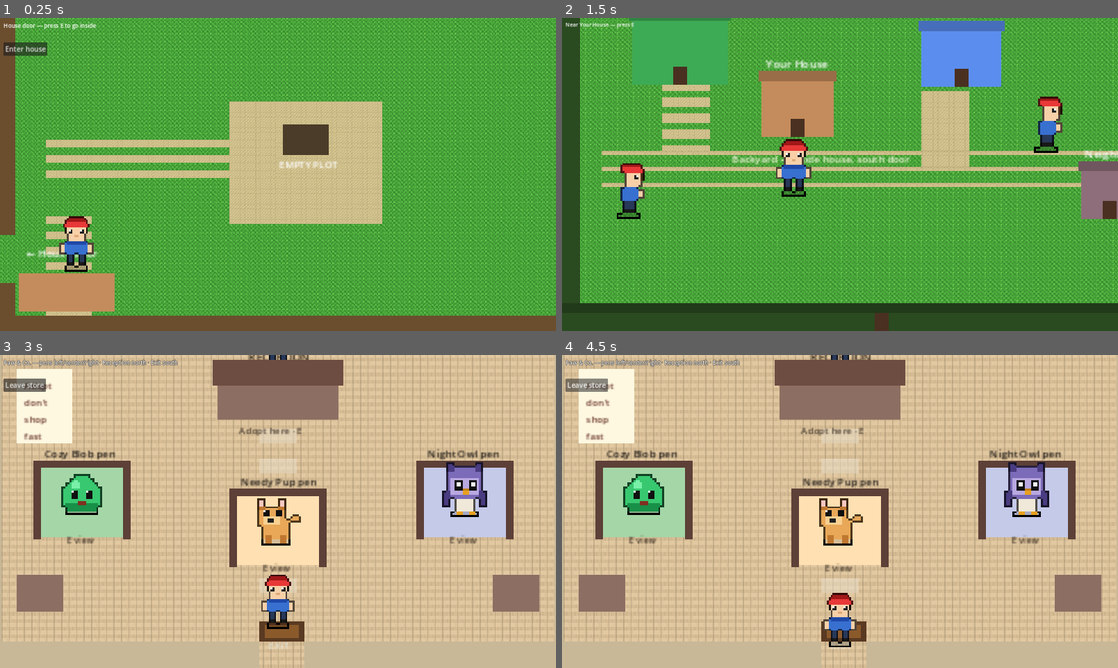
Above: before the commit, frames 1-4 (two rows, left to right).
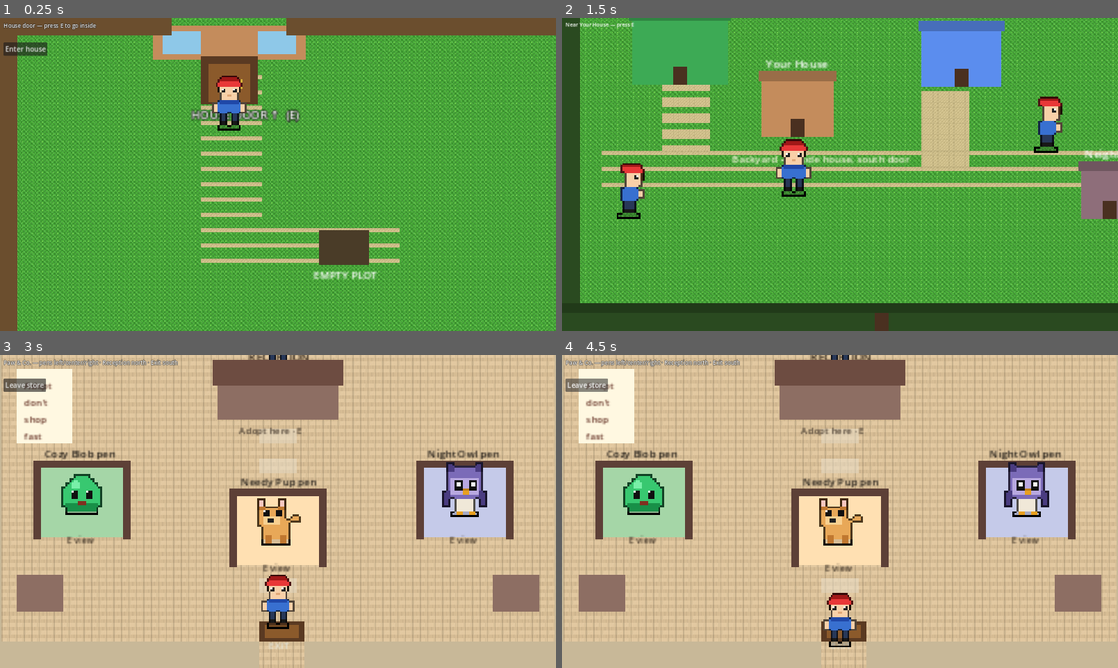
Above: after the commit, the same moments.

Repository: i-apologise/real-time-virtual-pet
Game: Godot game, scene res://scenes/graveyard/graveyard.tscn
Same seed, same stepped clock (60 frames per second), same inputs: the game is played once before the commit and once after it. This scene is started directly instead of the project's main scene.
Inputs:
- Up to frame 1 (0.25 s): no input
- Up to frame 2 (1.5 s): click "Enter house" at 0.5 s; click "Town door" at 1.25 s
- Up to frame 3 (3 s): tap E (interact) at 2 s; hold D (move_right) 2.03-2.75 s; hold E (interact) 2.03-2.75 s; tap Space at 2.27 s; click "Store" at 2.75 s
- Up to frame 4 (4.5 s): click "Leave store" at 3.5 s; tap E (interact) at 4.25, 4.35 s; hold S (move_down) from 4.28 s (still down)

The runs differ from the first frame. In frame 1, 52% of the frame differs, in the area x 0-100%, y 0-100%; in frame 2, less than 0.1%; in frame 3, less than 0.1%; in frame 4, less than 0.1%.

Commit message:
fix: reliable backyard→house door + game audio
Rebuild backyard house exit: north HOUSE DOOR with clear path, no solid
blocking the interact zone, large proximity radius, and always-working
Enter house button. Land in habitat at south door mat.

Add AudioService autoload with SFX (door, care, menu, dig, bury, adopt,
feed/sleep/wake/walk) and soft ambient loop. Hook transitions and care.

Diff:
--- a/project.godot
+++ b/project.godot
@@ -19,6 +19,7 @@
 PetController="*res://src/autoload/pet_controller.gd"
 SceneRouter="*res://src/autoload/scene_router.gd"
 NotificationPort="*res://src/autoload/notification_port.gd"
+AudioService="*res://src/autoload/audio_service.gd"
 
 [display]
 
--- a/scenes/graveyard/graveyard.gd
+++ b/scenes/graveyard/graveyard.gd
@@ -1,13 +1,16 @@
 extends Node2D
-## Backyard attached to the house: walk from home south door, dig at plot, return via house path.
+## Backyard attached to the house. Clear path + large house-door zone back inside.
 
 const SpriteFactoryScr = preload("res://src/gameplay/sprite_factory.gd")
 const AnimatedActorScr = preload("res://src/gameplay/animated_actor.gd")
 
 const LAYER_WORLD := 1
 const DIG_HOLD_SEC := 2.5
-const PLOT_RADIUS := 40.0
-const DOOR_HOUSE := Rect2(40, 300, 80, 50)  # path back into house
+const PLOT_RADIUS := 44.0
+const WORLD_BOUNDS := Rect2(28, 28, 584, 344)
+## Large, walkable house return zone (north — matches home south door feel)
+const HOUSE_DOOR_POS := Vector2(240, 70)
+const HOUSE_DOOR_RADIUS := 52.0
 
 var _human: CharacterBody2D
 var _dead_pet: CharacterBody2D
@@ -17,8 +20,9 @@
 var _toast: Label
 var _dig_bar: ProgressBar
 var _dig_panel: PanelContainer
-var _plot_pos: Vector2 = Vector2(320, 200)
+var _plot_pos: Vector2 = Vector2(360, 240)
 var _near_plot: bool = false
+var _near_house: bool = false
 var _digging: bool = false
 var _dig_accum: float = 0.0
 var _buried_this_visit: bool = false
@@ -35,12 +39,24 @@
 	if _human == null:
 		return
 	var spawn := SceneRouter.take_spawn("default")
+	# Enter from house south door → appear just inside backyard at house connection
 	match spawn:
 		"from_house":
-			# enter from house back door — south path
-			_human.position = Vector2(80, 320)
+			_human.position = Vector2(240, 100)
 		_:
-			_human.position = Vector2(80, 320)
+			_human.position = Vector2(240, 100)
+	_human.set_world_bounds(WORLD_BOUNDS)
+
+
+func _go_house() -> void:
+	if _digging:
+		return
+	if Engine.has_singleton("AudioService") or true:
+		# AudioService is an autoload node, not Engine singleton
+		pass
+	if has_node("/root/AudioService"):
+		get_node("/root/AudioService").play_door()
+	SceneRouter.go("habitat", "from_backyard")
 
 
 func _tile(area: Rect2, kind: String) -> void:
@@ -79,66 +95,75 @@
 	_world.add_child(body)
 
 
+func _decor(rect: Rect2, color: Color, z: int = -80) -> void:
+	var r := ColorRect.new()
+	r.color = color
+	r.size = rect.size
+	r.position = rect.position
+	r.z_index = z
+	r.mouse_filter = Control.MOUSE_FILTER_IGNORE
+	_world.add_child(r)
+
+
 func _build() -> void:
 	_world = Node2D.new()
 	_world.y_sort_enabled = true
 	add_child(_world)
 
 	_tile(Rect2(0, 0, 640, 400), "grass")
-	# Path from house door (bottom-left) to plot
-	_tile(Rect2(48, 280, 48, 100), "path")
-	_tile(Rect2(48, 200, 240, 48), "path")
-	_tile(Rect2(240, 160, 160, 120), "path")
-
-	# fence — open gap at house connection (bottom-left)
-	_solid(Rect2(0, 0, 640, 16), Color("6B4E2E"))
-	_solid(Rect2(0, 384, 640, 16), Color("6B4E2E"))
-	_solid(Rect2(0, 0, 16, 300), Color("6B4E2E"))
-	_solid(Rect2(0, 350, 16, 50), Color("6B4E2E"))  # leave gap ~300–350 for house path
-	_solid(Rect2(624, 0, 16, 400), Color("6B4E2E"))
-
-	# House exterior wall peek (north of entry) — “attached to home”
-	_solid(Rect2(20, 340, 100, 40), Color("C48C5C"))
+	# Clear path from HOUSE DOOR (north) down to plot
+	_tile(Rect2(210, 60, 60, 200), "path")
+	_tile(Rect2(210, 220, 200, 48), "path")
+
+	# Fence borders — gap at north for house door (no solid in doorway)
+	_solid(Rect2(0, 0, 180, 18), Color("6B4E2E"))
+	_solid(Rect2(300, 0, 340, 18), Color("6B4E2E"))  # gap 180–300 for house door
+	_solid(Rect2(0, 382, 640, 18), Color("6B4E2E"))
+	_solid(Rect2(0, 0, 18, 400), Color("6B4E2E"))
+	_solid(Rect2(622, 0, 18, 400), Color("6B4E2E"))
+
+	# House facade above the yard (visual only — NOT blocking the door walk zone)
+	_decor(Rect2(160, 8, 160, 36), Color("C48C5C"), -60)
+	_decor(Rect2(170, 14, 40, 24), Color("8EC8E8"), -59)  # window
+	_decor(Rect2(270, 14, 40, 24), Color("8EC8E8"), -59)
+	# Door opening (walkable) — mat + frame, no collision
+	_decor(Rect2(210, 40, 60, 50), Color("5A3A22"), -55)
+	_decor(Rect2(218, 48, 44, 40), Color("8B5A2B"), -54)
+	_decor(Rect2(248, 64, 6, 10), Color("D4AF37"), -53)  # knob
 	var house_lab := Label.new()
-	house_lab.text = "← House door"
-	house_lab.position = Vector2(28, 310)
-	house_lab.add_theme_font_size_override("font_size", 11)
+	house_lab.text = "HOUSE DOOR ↑  (E)"
+	house_lab.position = Vector2(200, 92)
+	house_lab.add_theme_font_size_override("font_size", 12)
 	house_lab.add_theme_color_override("font_color", Color.WHITE)
+	house_lab.add_theme_color_override("font_outline_color", Color(0, 0, 0, 0.85))
+	house_lab.add_theme_constant_override("outline_size", 3)
 	_world.add_child(house_lab)
-	# door plate
-	var door := ColorRect.new()
-	door.size = Vector2(24, 28)
-	door.position = Vector2(58, 348)
-	door.color = Color("5A3A22")
-	door.z_index = 5
-	door.mouse_filter = Control.MOUSE_FILTER_IGNORE
-	_world.add_child(door)
 
 	_draw_existing_graves()
 
-	# Open dig plot
+	# Dig plot
 	var plot := ColorRect.new()
-	plot.size = Vector2(48, 32)
-	plot.position = _plot_pos - Vector2(24, 16)
+	plot.size = Vector2(52, 36)
+	plot.position = _plot_pos - Vector2(26, 18)
 	plot.color = Color("4A3C28")
 	plot.z_index = -50
 	plot.mouse_filter = Control.MOUSE_FILTER_IGNORE
 	_world.add_child(plot)
 	var plot_l := Label.new()
 	plot_l.text = "EMPTY PLOT"
-	plot_l.position = _plot_pos + Vector2(-28, 18)
-	plot_l.add_theme_font_size_override("font_size", 10)
+	plot_l.position = _plot_pos + Vector2(-32, 20)
+	plot_l.add_theme_font_size_override("font_size", 11)
 	plot_l.add_theme_color_override("font_color", Color.WHITE)
-	plot_l.z_index = -49
 	_world.add_child(plot_l)
 
 	_human = AnimatedActorScr.new()
 	_human.is_player_controlled = true
 	_human.move_speed = 105.0
-	_human.position = Vector2(80, 320)
+	_human.position = Vector2(240, 100)
 	_world.add_child(_human)
 	_human.setup_frames(SpriteFactoryScr.human_frames(), 2.0)
 	_human.setup_collision(false)
+	_human.set_world_bounds(WORLD_BOUNDS)
 
 	_camera = Camera2D.new()
 	_camera.zoom = Vector2(2.2, 2.2)
@@ -162,6 +187,8 @@
 	_label.position = Vector2(8, 8)
 	_label.add_theme_font_size_override("font_size", 13)
 	_label.add_theme_color_override("font_color", Color.WHITE)
+	_label.add_theme_color_override("font_outline_color", Color(0, 0, 0, 0.8))
+	_label.add_theme_constant_override("outline_size", 3)
 	layer.add_child(_label)
 	_toast = Label.new()
 	_toast.position = Vector2(8, 32)
@@ -171,7 +198,7 @@
 	var back := Button.new()
 	back.text = "Enter house"
 	back.position = Vector2(8, 56)
-	back.pressed.connect(func(): SceneRouter.go("habitat", "from_backyard"))
+	back.pressed.connect(_go_house)
 	layer.add_child(back)
 
 	_dig_panel = PanelContainer.new()
@@ -195,7 +222,7 @@
 	for g in graves:
 		if not (g is GraveRecord):
 			continue
-		var pos := Vector2(80 + (i % 8) * 64, 60 + int(i / 8) * 70)
+		var pos := Vector2(80 + (i % 8) * 64, 140 + int(i / 8) * 70)
 		var stone := ColorRect.new()
 		stone.size = Vector2(28, 36)
 		stone.position = pos
@@ -203,7 +230,6 @@
 		stone.z_index = int(pos.y)
 		stone.mouse_filter = Control.MOUSE_FILTER_IGNORE
 		_world.add_child(stone)
-		# simple headstone top
 		var top := ColorRect.new()
 		top.size = Vector2(20, 10)
 		top.position = pos + Vector2(4, -8)
@@ -231,9 +257,9 @@
 			_dead_pet.play_anim(&"dead")
 			_dead_pet.set_collision_enabled(false)
 	if needs_burial:
-		_label.text = "Your backyard — bring %s to the EMPTY PLOT · hold E to dig · house door SW" % p.name
+		_label.text = "Backyard — bring %s to EMPTY PLOT · hold E dig · walk north to HOUSE DOOR" % p.name
 	else:
-		_label.text = "Your backyard — rest in peace · E at house door (SW) to go home"
+		_label.text = "Backyard — walk north to HOUSE DOOR (E) or press Enter house"
 		_dig_panel.visible = false
 
 
@@ -241,20 +267,22 @@
 	if _human == null:
 		return
 
-	# House door exit
-	if DOOR_HOUSE.has_point(_human.position):
+	_near_house = _human.global_position.distance_to(HOUSE_DOOR_POS) <= HOUSE_DOOR_RADIUS
+	_near_plot = _human.global_position.distance_to(_plot_pos) <= PLOT_RADIUS
+
+	# Prefer house door when near it (don't start dig by accident on E tap)
+	if _near_house and not _digging:
 		_label.text = "House door — press E to go inside"
-		if Input.is_action_just_pressed("interact") and not _digging:
-			SceneRouter.go("habitat", "from_backyard")
+		if Input.is_action_just_pressed("interact"):
+			_go_house()
 			return
 
-	_near_plot = _human.global_position.distance_to(_plot_pos) <= PLOT_RADIUS
 	var p = PetController.active_pet
 	var needs_burial: bool = (
 		p != null and str(p.life_state) == "DEAD" and not p.buried and not _buried_this_visit
 	)
 
-	if needs_burial and _near_plot:
+	if needs_burial and _near_plot and not _near_house:
 		_dig_panel.visible = true
 		_label.text = "At the plot — hold E or Space to dig %s's grave" % p.name
 		var holding := Input.is_action_pressed("interact") or Input.is_key_pressed(KEY_SPACE)
@@ -266,6 +294,9 @@
 				_human.set_busy(true)
 			if _human.has_method("play_anim"):
 				_human.play_anim(&"dig")
+			# dig scrape SFX occasionally
+			if int(_dig_accum * 10) % 8 == 0 and has_node("/root/AudioService"):
+				get_node("/root/AudioService").play("dig", 0.9 + randf() * 0.2, -10.0)
 			if _dig_accum >= DIG_HOLD_SEC:
 				_finish_dig()
 		else:
@@ -278,11 +309,14 @@
 				if _human.has_method("play_idle"):
 					_human.play_idle()
 	else:
-		_dig_panel.visible = needs_burial and _near_plot
-		if needs_burial and not _near_plot and not DOOR_HOUSE.has_point(_human.position):
+		_dig_panel.visible = needs_burial and _near_plot and not _near_house
+		if not _near_plot:
 			_dig_accum = 0.0
 			_dig_bar.value = 0.0
-			_digging = false
+			if _digging:
+				_digging = false
+				if _human.has_method("set_busy"):
+					_human.set_busy(false)
 
 
 func _finish_dig() -> void:
@@ -300,11 +334,13 @@
 		_buried_this_visit = true
 		if r.get("grave") is GraveRecord:
 			pet_name = (r["grave"] as GraveRecord).name
-		_toast.text = "Grave dug. %s is at rest. Enter house (SW) when ready." % pet_name
+		_toast.text = "Grave dug. %s is at rest. Walk north to HOUSE DOOR." % pet_name
+		if has_node("/root/AudioService"):
+			get_node("/root/AudioService").play("bury")
 		if _dead_pet:
 			_dead_pet.visible = false
 		_dig_panel.visible = false
-		_label.text = "Burial complete — house door (SW) · adopt again at the Store"
+		_label.text = "Burial complete — HOUSE DOOR north (E) · adopt at Store"
 		var stone := ColorRect.new()
 		stone.size = Vector2(28, 36)
 		stone.position = _plot_pos - Vector2(14, 28)
@@ -319,3 +355,5 @@
 	else:
 		_toast.text = "Could not bury: %s" % str(r.get("reason", "fail"))
 		_dig_bar.value = 0.0
+		if has_node("/root/AudioService"):
+			get_node("/root/AudioService").play("care_fail")
--- a/scenes/habitat/habitat.gd
+++ b/scenes/habitat/habitat.gd
@@ -88,7 +88,8 @@
 		"from_town":
 			_human.position = Vector2(48, 236)
 		"from_backyard", "from_yard", "from_graveyard":
-			_human.position = Vector2(240, 270)
+			# Land at south backyard door mat (clear of walls)
+			_human.position = Vector2(240, 275)
 		_:
 			_human.position = Vector2(120, 220)
 
@@ -236,7 +237,8 @@
 	_world.add_child(_human)
 	_human.setup_frames(SpriteFactoryScr.human_frames(), 2.0)  # same scale as town AI
 	_human.setup_collision(false)
-	_human.set_world_bounds(Rect2(22, 40, 436, 250))
+	# Include south backyard door strip (y ~290–300)
+	_human.set_world_bounds(Rect2(22, 40, 436, 265))
 
 	_pet = AnimatedActorScr.new()
 	_pet.is_player_controlled = false
@@ -246,7 +248,7 @@
 	_world.add_child(_pet)
 	_reload_pet_sprites()
 	_pet.setup_collision(true)
-	_pet.set_world_bounds(Rect2(22, 40, 436, 250))
+	_pet.set_world_bounds(Rect2(22, 40, 436, 265))
 
 	# Leash visual (updated by CareDirector)
 	var leash := Line2D.new()
@@ -350,10 +352,13 @@
 	_director.toast.connect(_show_toast)
 	_director.timer_tick.connect(_on_care_timer)
 	_director.timer_done.connect(_on_care_timer_done)
-	_director.choreography_finished.connect(func(_a, _r):
+	_director.choreography_finished.connect(func(a, r):
 		_hide_care_timer()
 		_refresh_all()
 		_apply_pet_condition_visual()
+		var audio := get_node_or_null("/root/AudioService")
+		if audio and audio.has_method("play_care"):
+			audio.play_care(a, bool(r.get("ok", false)) or bool(r.get("applied", false)))
 	)
 	# Resume outdoor leash after town/park visit
 	if PetController.escort_active and _pet and str(PetController.active_pet.life_state if PetController.active_pet else "") != "DEAD":
@@ -692,6 +697,9 @@
 		if _action_enabled(str(_care_actions[_care_cursor])):
 			break
 	_refresh_care_cursor()
+	var audio := get_node_or_null("/root/AudioService")
+	if audio and audio.has_method("play"):
+		audio.play("ui_click", 1.0, -12.0)
 
 
 func _refresh_care_cursor() -> void:
@@ -821,6 +829,9 @@
 	_refresh_care_cursor()
 	_place_care_menu()
 	_care_panel.visible = true
+	var audio := get_node_or_null("/root/AudioService")
+	if audio and audio.has_method("play_menu"):
+		audio.play_menu()
 	if _human:
 		_human.set_busy(true)
 		_human.play_idle()
--- a/scenes/main.gd
+++ b/scenes/main.gd
@@ -5,6 +5,9 @@
 func _ready() -> void:
 	if PetController.has_method("boot"):
 		PetController.boot()
+	var audio := get_node_or_null("/root/AudioService")
+	if audio and audio.has_method("start_ambient"):
+		audio.start_ambient()
 	call_deferred("_route")
 
 
--- a/scenes/store/pet_store.gd
+++ b/scenes/store/pet_store.gd
@@ -362,9 +362,15 @@
 	if r.get("ok", false):
 		_toast.text = "Welcome home, %s!" % _name_edit.text
 		_adopt_panel.visible = false
+		var audio := get_node_or_null("/root/AudioService")
+		if audio and audio.has_method("play"):
+			audio.play("adopt")
 		SceneRouter.go("habitat", "from_town")
 	else:
 		_toast.text = "Adopt failed: %s" % str(r.get("reason", "error"))
+		var audio2 := get_node_or_null("/root/AudioService")
+		if audio2 and audio2.has_method("play"):
+			audio2.play("care_fail")
 
 
 func _process(_delta: float) -> void:
--- /dev/null
+++ b/src/autoload/audio_service.gd
@@ -0,0 +1,141 @@
+extends Node
+## Lightweight SFX player. Loads res://assets/audio/*.wav on demand.
+
+const BUS := "Master"
+const PATHS := {
+	"ui_click": "res://assets/audio/ui_click.wav",
+	"menu_open": "res://assets/audio/menu_open.wav",
+	"door": "res://assets/audio/door.wav",
+	"care_ok": "res://assets/audio/care_ok.wav",
+	"care_fail": "res://assets/audio/care_fail.wav",
+	"feed": "res://assets/audio/feed.wav",
+	"sleep": "res://assets/audio/sleep.wav",
+	"wake": "res://assets/audio/wake.wav",
+	"walk_start": "res://assets/audio/walk_start.wav",
+	"dig": "res://assets/audio/dig.wav",
+	"bury": "res://assets/audio/bury.wav",
+	"adopt": "res://assets/audio/adopt.wav",
+	"step": "res://assets/audio/step.wav",
+	"clean": "res://assets/audio/clean.wav",
+	"ambient_soft": "res://assets/audio/ambient_soft.wav",
+}
+
+var _cache: Dictionary = {}  # id -> AudioStream
+var _pool: Array = []  # AudioStreamPlayer nodes
+var _ambient: AudioStreamPlayer
+var _enabled: bool = true
+var _sfx_volume_db: float = -6.0
+var _ambient_volume_db: float = -22.0
+
+
+func _ready() -> void:
+	_ambient = AudioStreamPlayer.new()
+	_ambient.bus = BUS
+	_ambient.volume_db = _ambient_volume_db
+	add_child(_ambient)
+	for i in 6:
+		var p := AudioStreamPlayer.new()
+		p.bus = BUS
+		p.volume_db = _sfx_volume_db
+		add_child(p)
+		_pool.append(p)
+
+
+func set_enabled(v: bool) -> void:
+	_enabled = v
+	if not v and _ambient:
+		_ambient.stop()
+
+
+func play(id: String, pitch_scale: float = 1.0, volume_db: float = 999.0) -> void:
+	if not _enabled:
+		return
+	var stream: AudioStream = _stream(id)
+	if stream == null:
+		return
+	var player: AudioStreamPlayer = _free_player()
+	if player == null:
+		return
+	player.stream = stream
+	player.pitch_scale = pitch_scale
+	player.volume_db = _sfx_volume_db if volume_db > 100.0 else volume_db
+	player.play()
+
+
+func play_care(action: StringName, ok: bool) -> void:
+	if not ok:
+		play("care_fail")
+		return
+	match String(action):
+		"feed":
+			play("feed")
+		"sleep":
+			play("sleep")
+		"wake":
+			play("wake")
+		"walk":
+			play("care_ok")
+		"clean":
+			play("clean")
+		"play":
+			play("care_ok", 1.05)
+		_:
+			play("care_ok")
+
+
+func play_door() -> void:
+	play("door")
+
+
+func play_menu() -> void:
+	play("menu_open")
+
+
+func start_ambient() -> void:
+	if not _enabled:
+		return
+	var stream: AudioStream = _stream("ambient_soft")
+	if stream == null:
+		return
+	# loop ambient
+	if stream is AudioStreamWAV:
+		(stream as AudioStreamWAV).loop_mode = AudioStreamWAV.LOOP_FORWARD
+	_ambient.stream = stream
+	_ambient.volume_db = _ambient_volume_db
+	if not _ambient.playing:
+		_ambient.play()
+
+
+func stop_ambient() -> void:
+	if _ambient:
+		_ambient.stop()
+
+
+func _stream(id: String) -> AudioStream:
+	if _cache.has(id):
+		return _cache[id]
+	var path: String = str(PATHS.get(id, ""))
+	if path == "" or not ResourceLoader.exists(path):
+		# try raw file load
+		var abs_path := ProjectSettings.globalize_path(path) if path != "" else ""
+		if abs_path != "" and FileAccess.file_exists(abs_path):
+			var f := FileAccess.open(abs_path, FileAccess.READ)
+			if f:
+				# Prefer ResourceLoader after import; fallback skip
+				pass
+		push_warning("AudioService: missing %s" % id)
+		return null
+	var s: AudioStream = load(path) as AudioStream
+	if s:
+		_cache[id] = s
+	return s
+
+
+func _free_player() -> AudioStreamPlayer:
+	for p in _pool:
+		if p is AudioStreamPlayer and not (p as AudioStreamPlayer).playing:
+			return p
+	# steal first
+	if _pool.size() > 0:
+		return _pool[0]
+	return null
--- a/src/autoload/scene_router.gd
+++ b/src/autoload/scene_router.gd
@@ -49,6 +49,10 @@
 		push_warning("SceneRouter: missing scene %s" % scene_id)
 		return
 	pending_spawn = spawn
+	# Door / transition SFX (autoload may be missing in headless unit tests)
+	var audio := get_node_or_null("/root/AudioService")
+	if audio and audio.has_method("play_door"):
+		audio.play_door()
 	var err := get_tree().change_scene_to_file(path)
 	if err != OK:
 		push_warning("SceneRouter: failed to open %s err=%s" % [path, err])
--- a/src/gameplay/care_director.gd
+++ b/src/gameplay/care_director.gd
@@ -191,6 +191,9 @@
 	human.set_busy(false)
 	pet.set_busy(false, false)
 	toast.emit("Leashed! Take them outside (left door → Town/Park). E near pet to end walk.")
+	var audio := get_node_or_null("/root/AudioService")
+	if audio and audio.has_method("play"):
+		audio.play("walk_start")
 	timer_tick.emit(float(PetController.ESCORT_MIN_SEC), float(PetController.ESCORT_MIN_SEC), "Walk min")
 	set_process(true)
 
Not shown, added: assets/audio/adopt.wav.import
Not shown, added: assets/audio/ambient_soft.wav.import
Not shown, added: assets/audio/bury.wav.import
Not shown, added: assets/audio/care_fail.wav.import
Not shown, added: assets/audio/care_ok.wav.import
Not shown, added: assets/audio/clean.wav.import
Not shown, added: assets/audio/dig.wav.import
Not shown, added: assets/audio/door.wav.import
Not shown, added: assets/audio/feed.wav.import
Not shown, added: assets/audio/menu_open.wav.import
Not shown, added: assets/audio/sleep.wav.import
Not shown, added: assets/audio/step.wav.import
(and 18 more such lines)
